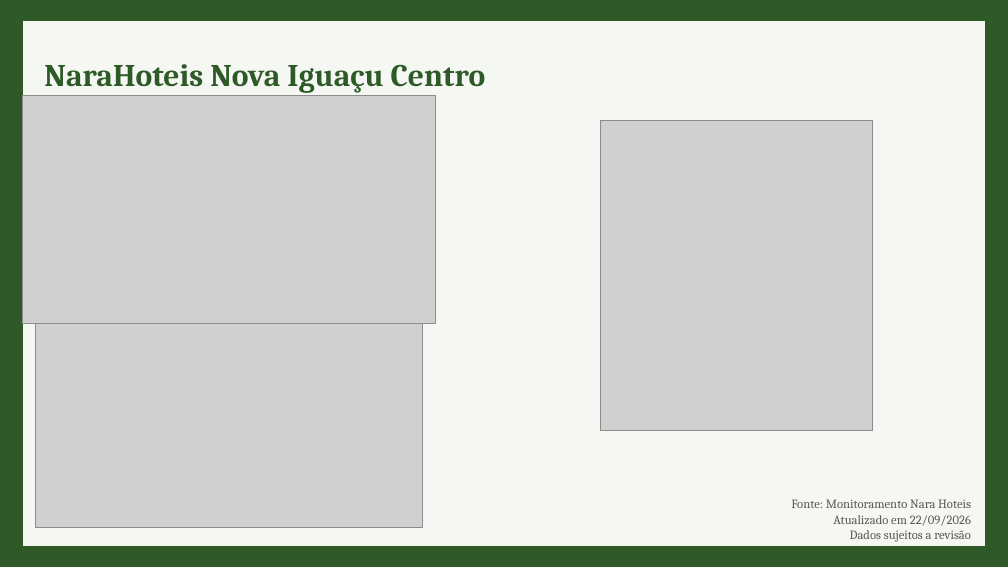
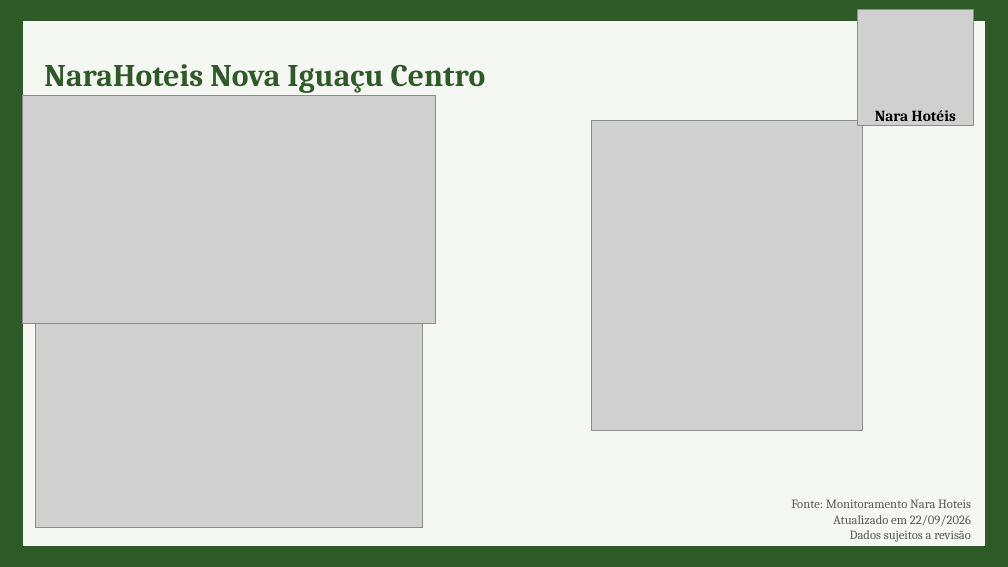
Before and after one commit to danicarvalho-1995/Nara-Hoteis, a slide deck: slide 11 of Nara Hotéis_23.09.pptx. Drawn at 1008x567 pixels with LibreOffice and Linux fonts; fonts in the diff are those of the drawing; grey boxes stand for pictures. Boxes give left, top, right and bottom in pixels: in the first picture for what was removed or moved away, otherwise in the second. Text is boxed around its words. In the diff, an @@ line names an element or a change of style, - is before the commit and + after.

```diff
--- a/Nara Hotéis_23.09.pptx
+++ b/Nara Hotéis_23.09.pptx
@@ picture added at [857,9,973,125] @@
@@ text added at [875,110,956,126], 11 pt, text #000000, bold @@
+Nara Hotéis
@@ picture: place and size @@
-picture at [601,120,873,429]
+picture at [591,120,863,429]
```
Also in this commit, not shown: 1 other slide changed.
